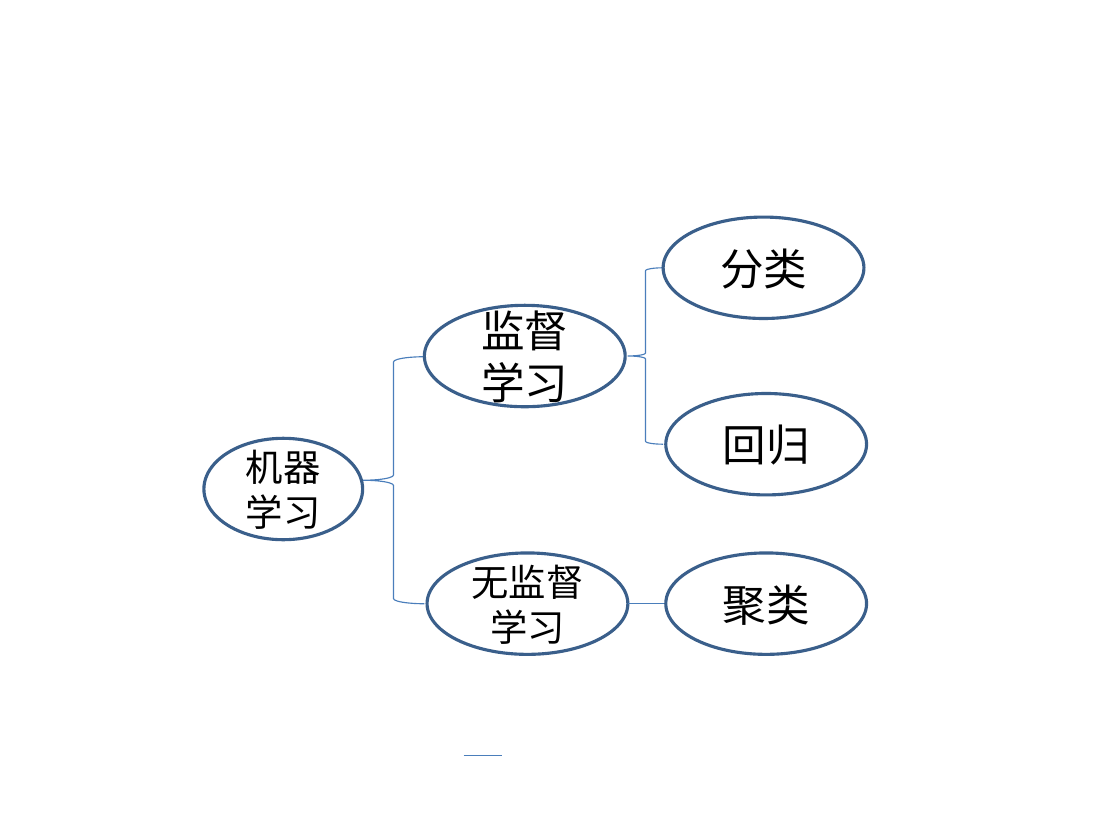
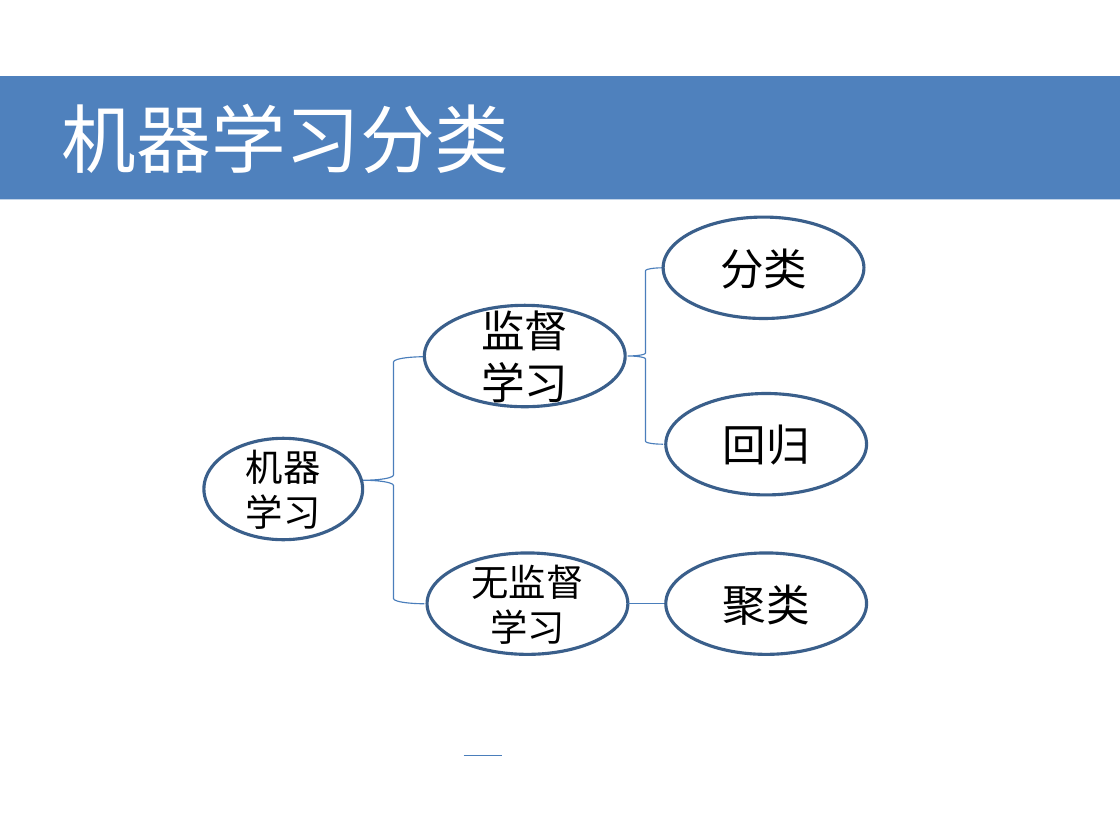
Before and after one commit to bayud/machine_learning_zzh, a slide deck: slide 4 of 机器学习(周志华)系列分享.pptx. Drawn at 1120x840 pixels with LibreOffice and Linux fonts; fonts in the diff are those of the drawing. Boxes give left, top, right and bottom in pixels: in the first picture for what was removed or moved away, otherwise in the second. Text is boxed around its words. In the diff, an @@ line names an element or a change of style, - is before the commit and + after.

```diff
--- a/机器学习(周志华)系列分享.pptx
+++ b/机器学习(周志华)系列分享.pptx
@@ title added at (0, 76, 1120, 199), fill #4F81BD, 48 pt, text #FFFFFF @@
+机器学习分类
```
Also in this commit, not shown: 1 other slide changed, 19 slides added, 14 slides removed.
